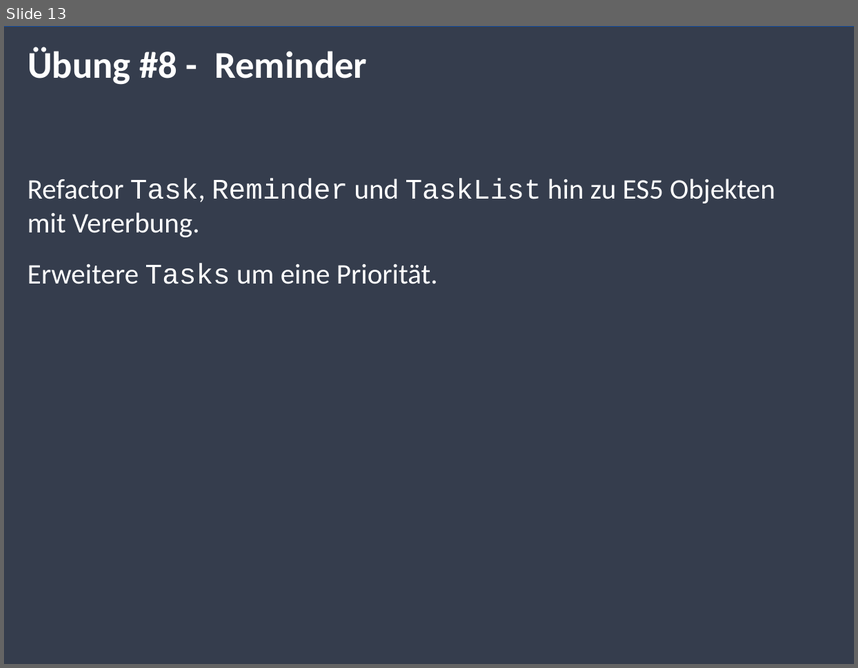
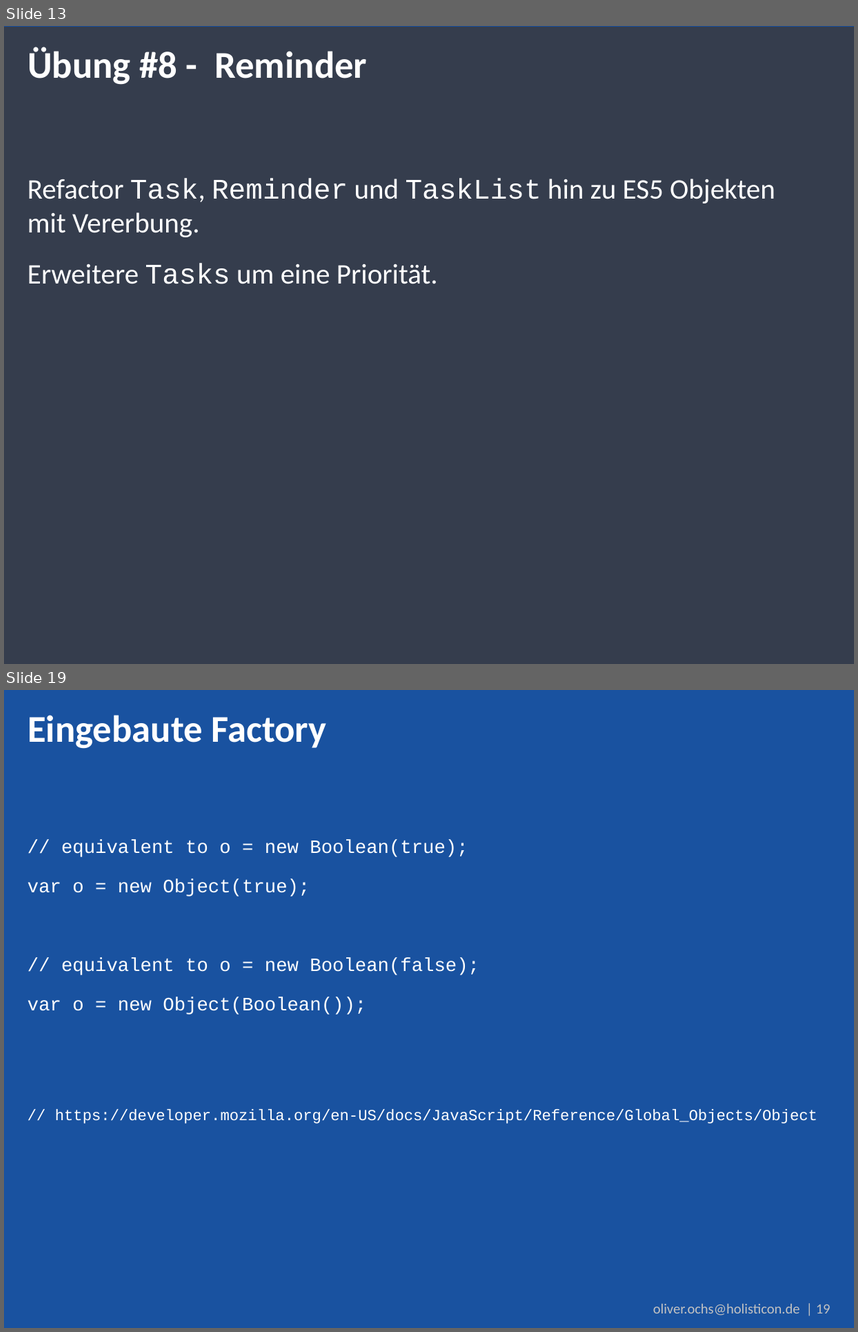
Before and after one commit to simonox/js-workshop, a slide deck: Tag 2.pptx. Shown one above the other, each under a label of ours: slide 13 before the commit, slides 13 and 19 after it; the slides between them are not shown. The pictures are 858x668 and 858x1332 pixels, drawn with LibreOffice and Linux fonts; fonts in the diff are those of the drawing; background and template pictures are left out. Boxes give left, top, right and bottom in pixels: in the first picture for what was removed or moved away, otherwise in the second. Text is boxed around its words. In the diff, an @@ line names an element or a change of style, - is before the commit and + after.

```diff
--- a/Tag 2.pptx
+++ b/Tag 2.pptx
@@ slide 19 added at bbox=[4, 690, 854, 1328], background #1952A0 @@
@@ title added at bbox=[27, 715, 326, 749], 32 pt, text #FFFFFF, bold @@
+Eingebaute Factory
@@ text added at bbox=[27, 840, 818, 1123], 16 pt, text #FFFFFF @@
+// equivalent to o = new Boolean(true);
+var o = new Object(true);
+// equivalent to o = new Boolean(false);
+var o = new Object(Boolean());
+// https://developer.mozilla.org/en-US/docs/JavaScript/Reference/Global_Objects/Object
@@ text added at bbox=[653, 1303, 831, 1315], 12 pt, text #C2C2C2 @@
+oliver.ochs@holisticon.de | 19
```
Also in this commit, not shown: 32 other slides added.
